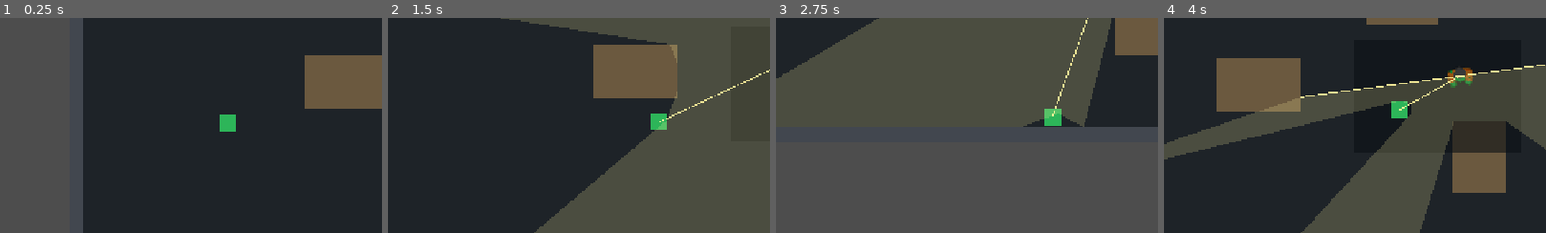
Above: before the commit, frames 1-4 (left to right).
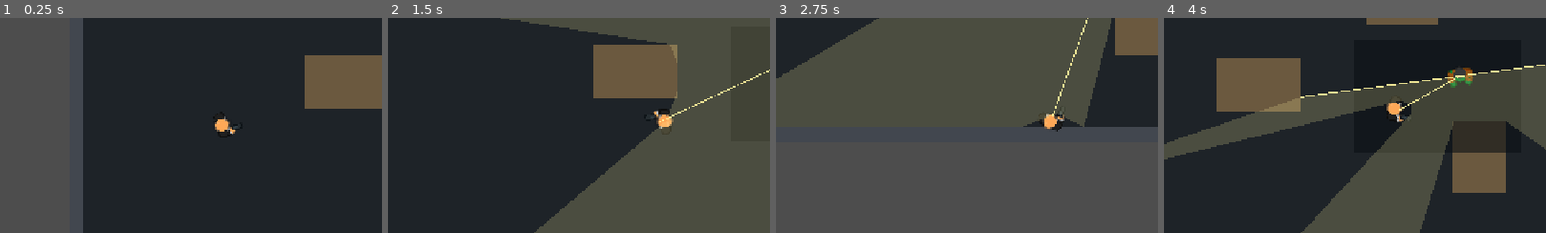
Above: after the commit, the same moments.

Repository: Alex-cat-ui/arena-shooter
Game: Godot game, scene res://src/levels/stealth_test_room.tscn
The game is run twice, just before and just after one commit, with the same random seed, the same clock (stepped at 60 frames per second) and the same inputs. This scene is started directly instead of the project's main scene.
Inputs (mouse positions are % of the whole screen's width and height, from its top left):
- Up to frame 1 (0.25 s): no input
- Up to frame 2 (1.5 s): tap Enter at 0.5 s; move the mouse to (72, 45) at 0.52 s; hold D (move_right) 0.53-1.28 s; tap E (door_interact) at 0.6 s; click (72, 45) at 0.67 s; move the mouse to (30, 55) at 1.27 s; hold S (move_down) from 1.28 s (still down); tap Q (door_kick) at 1.35 s
- Up to frame 3 (2.75 s): move the mouse to (60, 28) at 2.02 s; release S (move_down) at 2.03 s; press the mouse at (60, 28) at 2.03 s; hold D (move_right) from 2.03 s (still down)
- Up to frame 4 (4 s): move the mouse to (45, 70) at 2.77 s; release D (move_right) at 2.78 s; release the mouse at (45, 70) at 2.78 s; hold W (move_up) 2.78-3.53 s; tap Mouse wheel up (weapon_next) at 2.85 s; click (45, 70) at 2.92 s; move the mouse to (80, 65) at 3.52 s; hold A (move_left) from 3.53 s (still down); tap Mouse wheel down (weapon_prev) at 3.6 s
The pictures show only the part of the screen within x 17-67%, y 27-77%; the shares and areas given below are measured in that part.

The runs differ from the first frame. In frame 1, 0.4% of the frame differs, in the area x 55-63%, y 44-56%; in frame 2, 0.4%; in frame 3, 0.4%, in the area x 68-76%, y 42-53%; in frame 4, 0.4%.

Commit message:
Phase C: use production player in stealth test room

Diff:
--- /dev/null
+++ b/scenes/entities/player.tscn
@@ -0,0 +1,19 @@
+[gd_scene load_steps=4 format=3 uid="uid://cplayer001"]
+
+[ext_resource type="Script" path="res://src/entities/player.gd" id="1_player"]
+[ext_resource type="Texture2D" path="res://assets/sprites/player/player_idle_0001.png" id="2_player_tex"]
+
+[sub_resource type="CircleShape2D" id="CircleShape2D_player"]
+radius = 16.0
+
+[node name="Player" type="CharacterBody2D"]
+collision_layer = 1
+collision_mask = 2
+script = ExtResource("1_player")
+
+[node name="Sprite2D" type="Sprite2D" parent="."]
+texture_filter = 1
+texture = ExtResource("2_player_tex")
+
+[node name="CollisionShape2D" type="CollisionShape2D" parent="."]
+shape = SubResource("CircleShape2D_player")
--- a/scenes/levels/level_mvp.tscn
+++ b/scenes/levels/level_mvp.tscn
@@ -1,12 +1,8 @@
-[gd_scene load_steps=6 format=3 uid="uid://hlevelmvp001"]
+[gd_scene load_steps=4 format=3 uid="uid://hlevelmvp001"]
 
 [ext_resource type="Script" path="res://src/levels/level_mvp.gd" id="1_level"]
-[ext_resource type="Script" path="res://src/entities/player.gd" id="2_player"]
-[ext_resource type="Texture2D" path="res://assets/sprites/player/player_idle_0001.png" id="3_player_tex"]
+[ext_resource type="PackedScene" path="res://scenes/entities/player.tscn" id="2_player_scene"]
 [ext_resource type="Texture2D" path="res://assets/textures/floor/dirt_grass_01.png" id="4_floor_tex"]
-
-[sub_resource type="CircleShape2D" id="CircleShape2D_player"]
-radius = 16.0
 
 [node name="LevelMVP" type="Node2D"]
 script = ExtResource("1_level")
@@ -30,17 +26,7 @@
 
 [node name="Entities" type="Node2D" parent="."]
 
-[node name="Player" type="CharacterBody2D" parent="Entities"]
-collision_layer = 1
-collision_mask = 2
-script = ExtResource("2_player")
-
-[node name="Sprite2D" type="Sprite2D" parent="Entities/Player"]
-texture_filter = 1
-texture = ExtResource("3_player_tex")
-
-[node name="CollisionShape2D" type="CollisionShape2D" parent="Entities/Player"]
-shape = SubResource("CircleShape2D_player")
+[node name="Player" parent="Entities" instance=ExtResource("2_player_scene")]
 
 [node name="Projectiles" type="Node2D" parent="."]
 
--- a/src/levels/stealth_test_room.tscn
+++ b/src/levels/stealth_test_room.tscn
@@ -1,14 +1,11 @@
-[gd_scene load_steps=19 format=3]
+[gd_scene load_steps=18 format=3]
 
 [ext_resource type="Script" path="res://src/levels/stealth_test_controller.gd" id="1_controller"]
-[ext_resource type="Script" path="res://src/entities/player.gd" id="2_player_script"]
+[ext_resource type="PackedScene" path="res://scenes/entities/player.tscn" id="2_player_scene"]
 [ext_resource type="Script" path="res://src/systems/stealth/shadow_zone.gd" id="3_shadow_zone_script"]
 [ext_resource type="Script" path="res://src/systems/combat_system.gd" id="4_combat_system_script"]
 [ext_resource type="Script" path="res://src/systems/projectile_system.gd" id="5_projectile_system_script"]
 [ext_resource type="Script" path="res://src/systems/ability_system.gd" id="6_ability_system_script"]
-
-[sub_resource type="CircleShape2D" id="CircleShape2D_player"]
-radius = 16.0
 
 [sub_resource type="RectangleShape2D" id="RectangleShape2D_wall_h"]
 size = Vector2(1120, 24)
@@ -138,19 +135,8 @@
 
 [node name="Entities" type="Node2D" parent="."]
 
-[node name="Player" type="CharacterBody2D" parent="Entities"]
-collision_layer = 1
+[node name="Player" parent="Entities" instance=ExtResource("2_player_scene")]
 collision_mask = 3
-script = ExtResource("2_player_script")
-
-[node name="Sprite2D" type="Sprite2D" parent="Entities/Player"]
-
-[node name="CollisionShape2D" type="CollisionShape2D" parent="Entities/Player"]
-shape = SubResource("CircleShape2D_player")
-
-[node name="PlayerVisual" type="Polygon2D" parent="Entities/Player"]
-color = Color(0.18, 0.71, 0.35, 1)
-polygon = PackedVector2Array(-14, -14, 14, -14, 14, 14, -14, 14)
 
 [node name="Projectiles" type="Node2D" parent="."]
 
--- /dev/null
+++ b/tests/test_player_scene_identity.gd
@@ -0,0 +1,55 @@
+extends Node
+
+const TestHelpers = preload("res://tests/test_helpers.gd")
+const STEALTH_ROOM_SCENE := preload("res://src/levels/stealth_test_room.tscn")
+const PRODUCTION_PLAYER_SCENE := preload("res://scenes/entities/player.tscn")
+
+var embedded_mode: bool = false
+var _t := TestHelpers.new()
+
+
+func _ready() -> void:
+	if embedded_mode:
+		return
+	var result := await run_suite()
+	get_tree().quit(0 if bool(result.get("ok", false)) else 1)
+
+
+func run_suite() -> Dictionary:
+	print("")
+	print("============================================================")
+	print("PLAYER SCENE IDENTITY TEST")
+	print("============================================================")
+
+	await _test_player_scene_identity()
+
+	_t.summary("PLAYER SCENE IDENTITY RESULTS")
+	return {
+		"ok": _t.quit_code() == 0,
+		"run": _t.tests_run,
+		"passed": _t.tests_passed,
+	}
+
+
+func _test_player_scene_identity() -> void:
+	var room := STEALTH_ROOM_SCENE.instantiate()
+	add_child(room)
+	await get_tree().process_frame
+	await get_tree().physics_frame
+
+	var player := room.get_node_or_null("Entities/Player") as CharacterBody2D
+	var production_player := PRODUCTION_PLAYER_SCENE.instantiate() as CharacterBody2D
+	var same_script := false
+	if player and production_player:
+		same_script = player.get_script() == production_player.get_script()
+	var sprite := player.get_node_or_null("Sprite2D") as Sprite2D if player else null
+
+	_t.run_test("player identity: stealth room has player node", player != null)
+	_t.run_test("player identity: instance is ProductionPlayerClass", same_script)
+	_t.run_test("player identity: sprite node exists", sprite != null and sprite.texture != null)
+	_t.run_test("player identity: placeholder visual removed", player != null and player.get_node_or_null("PlayerVisual") == null)
+
+	if production_player:
+		production_player.free()
+	room.queue_free()
+	await get_tree().process_frame
--- /dev/null
+++ b/tests/test_player_scene_identity.tscn
@@ -0,0 +1,6 @@
+[gd_scene load_steps=2 format=3]
+
+[ext_resource type="Script" path="res://tests/test_player_scene_identity.gd" id="1"]
+
+[node name="TestPlayerSceneIdentity" type="Node"]
+script = ExtResource("1")
